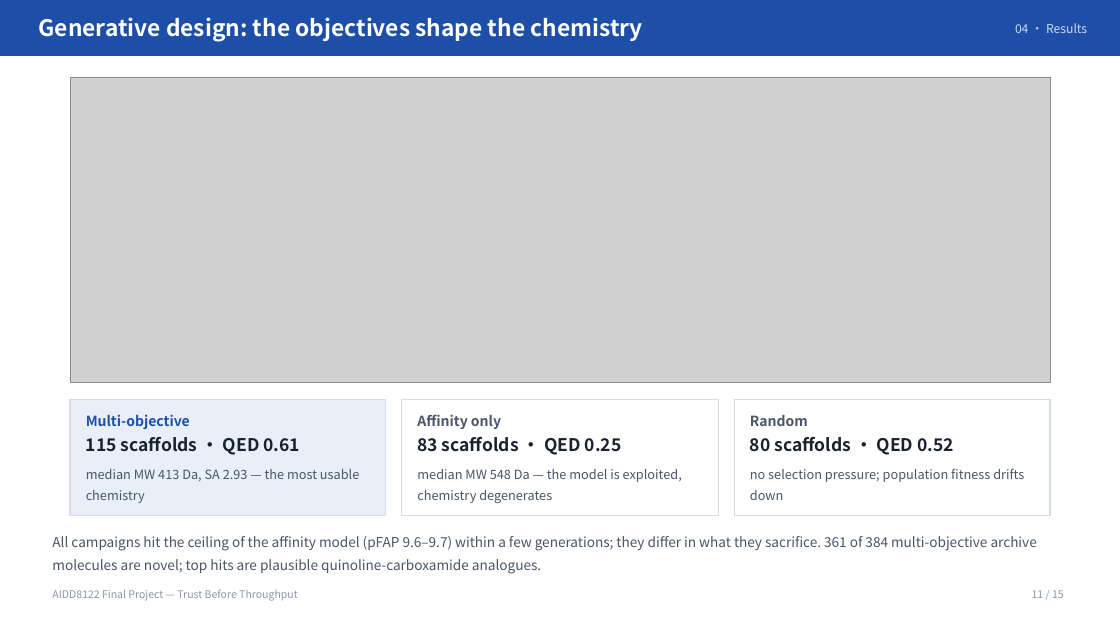
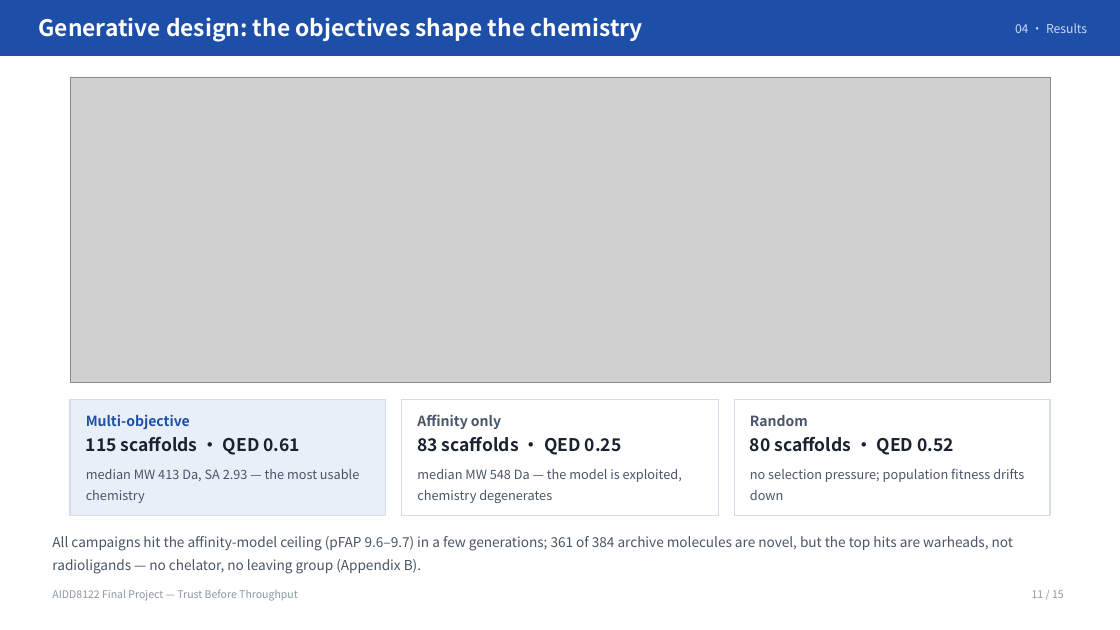
Before and after one commit to hy123huangyong/aidd8122-fap-radioligand, a slide deck: slide 11 of AIDD8122_Final_Presentation_HuangYong/AIDD8122_Final_Presentation_HuangYong_15min.pptx. Drawn at 1120x630 pixels with LibreOffice and Linux fonts; fonts in the diff are those of the drawing; grey boxes stand for pictures. Boxes give left, top, right and bottom in pixels: in the first picture for what was removed or moved away, otherwise in the second. Text is boxed around its words. In the diff, an @@ line names an element or a change of style, - is before the commit and + after.

```diff
--- a/AIDD8122_Final_Presentation_HuangYong/AIDD8122_Final_Presentation_HuangYong_15min.pptx
+++ b/AIDD8122_Final_Presentation_HuangYong/AIDD8122_Final_Presentation_HuangYong_15min.pptx
@@ text at [52, 536, 1013, 574]: text changed @@
-All campaigns hit the ceiling of the affinity model (pFAP 9.6–9.7) within a few generations; they differ in what they sacrifice. 361 of 384 multi-objective archive molecules are novel; top hits are plausible quinoline-carboxamide analogues.
+All campaigns hit the affinity-model ceiling (pFAP 9.6–9.7) in a few generations; 361 of 384 archive molecules are novel, but the top hits are warheads, not radioligands — no chelator, no leaving group (Appendix B).
```
Also in this commit, not shown: 2 other slides changed, 17 other files.
